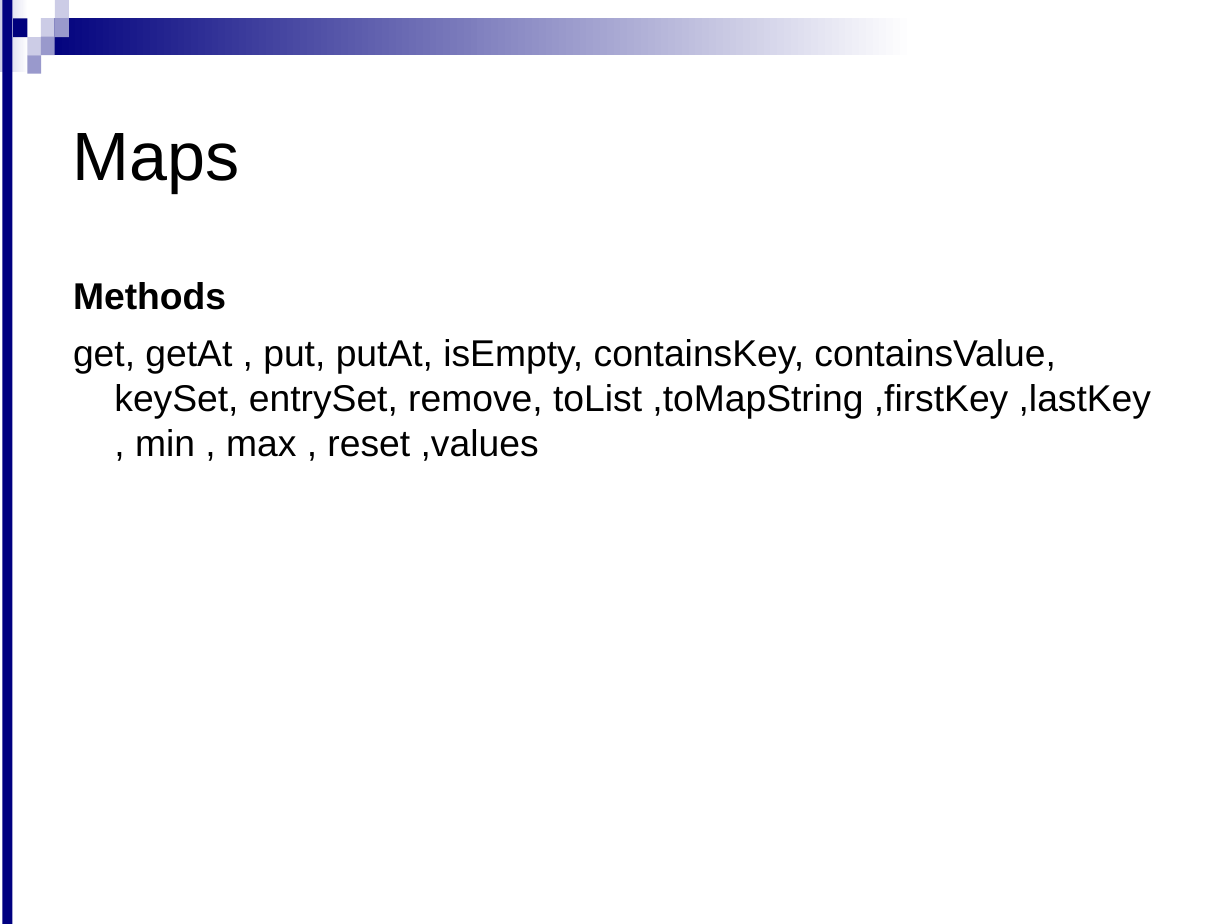
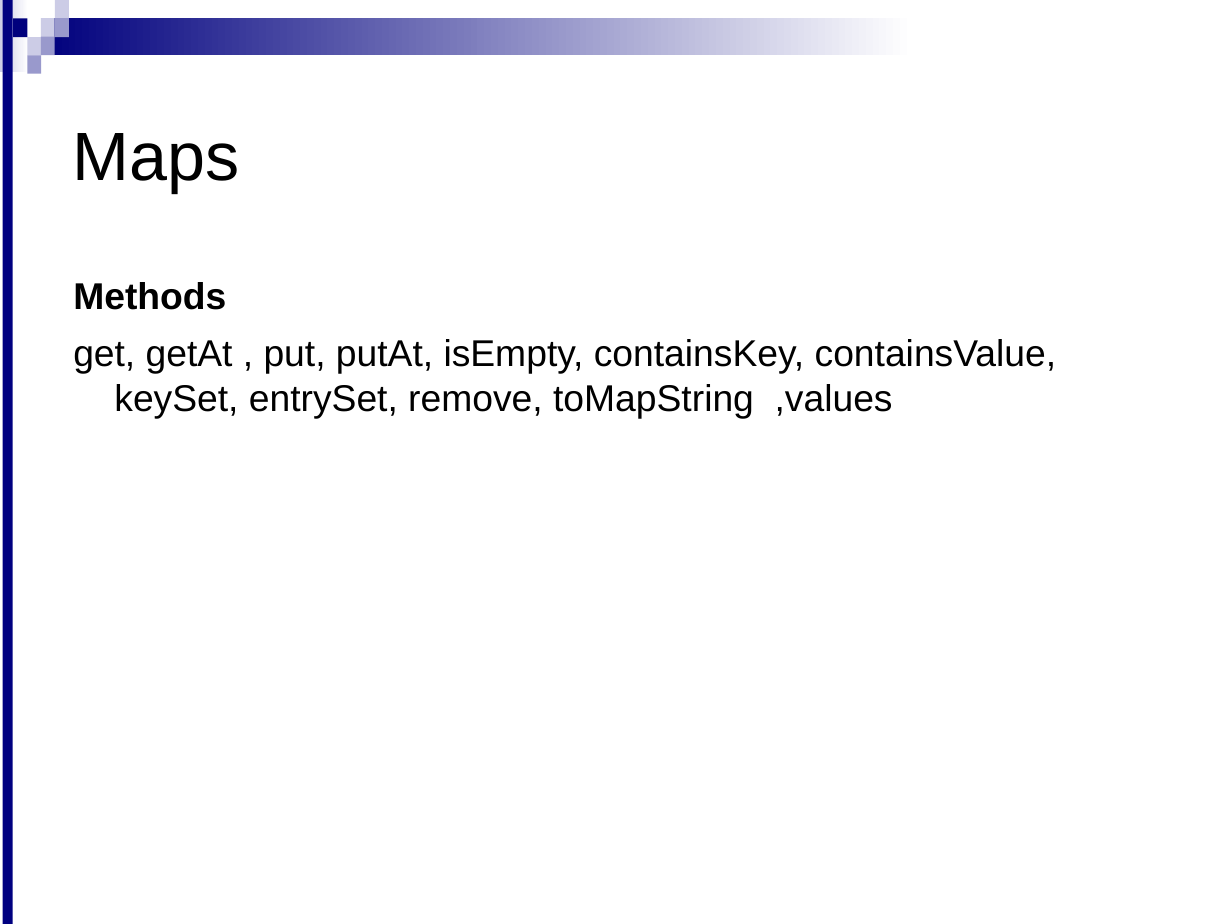
Before and after one commit to hiteshBhatia/Collection, a slide deck: slide 21 of Day2-GroovyCollections(2).ppt. Drawn at 1232x924 pixels with LibreOffice and Linux fonts; fonts in the diff are those of the drawing; background and template pictures are left out. Boxes give left, top, right and bottom in pixels: in the first picture for what was removed or moved away, otherwise in the second. Text is boxed around its words. In the diff, an @@ line names an element or a change of style, - is before the commit and + after.

```diff
--- a/Day2-GroovyCollections(2).ppt
+++ b/Day2-GroovyCollections(2).ppt
@@ text at box(73, 339, 1057, 419): text changed @@
-get, getAt , put, putAt, isEmpty, containsKey, containsValue, keySet, entrySet, remove, toList ,toMapString ,firstKey ,lastKey , min , max , reset ,values
+get, getAt , put, putAt, isEmpty, containsKey, containsValue, keySet, entrySet, remove, toMapString ,values
```
Also in this commit, not shown: 8 other slides changed, 1 other file.
